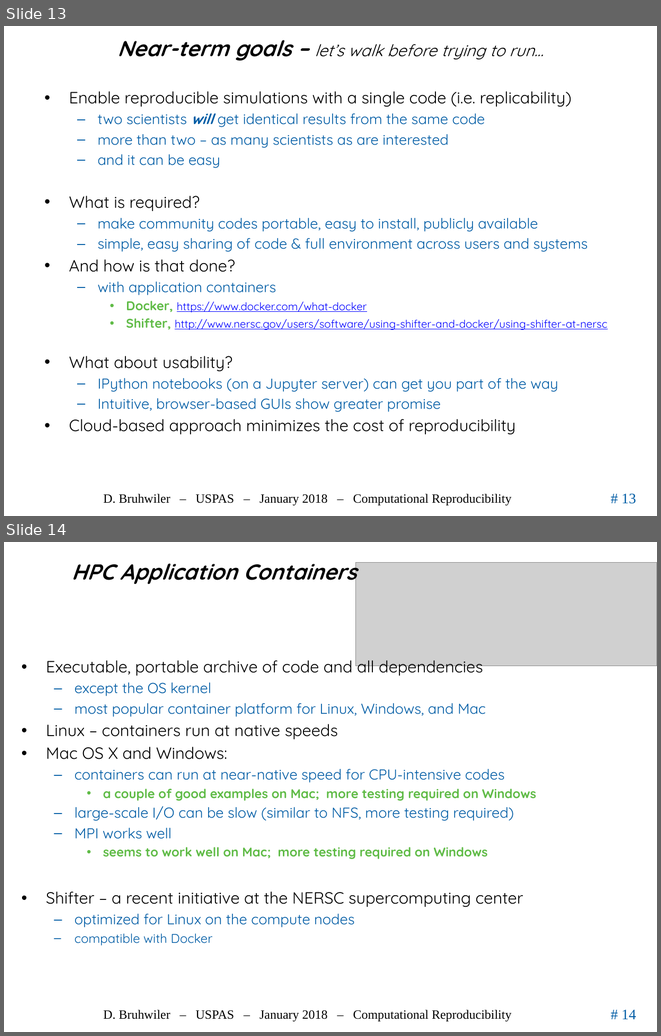
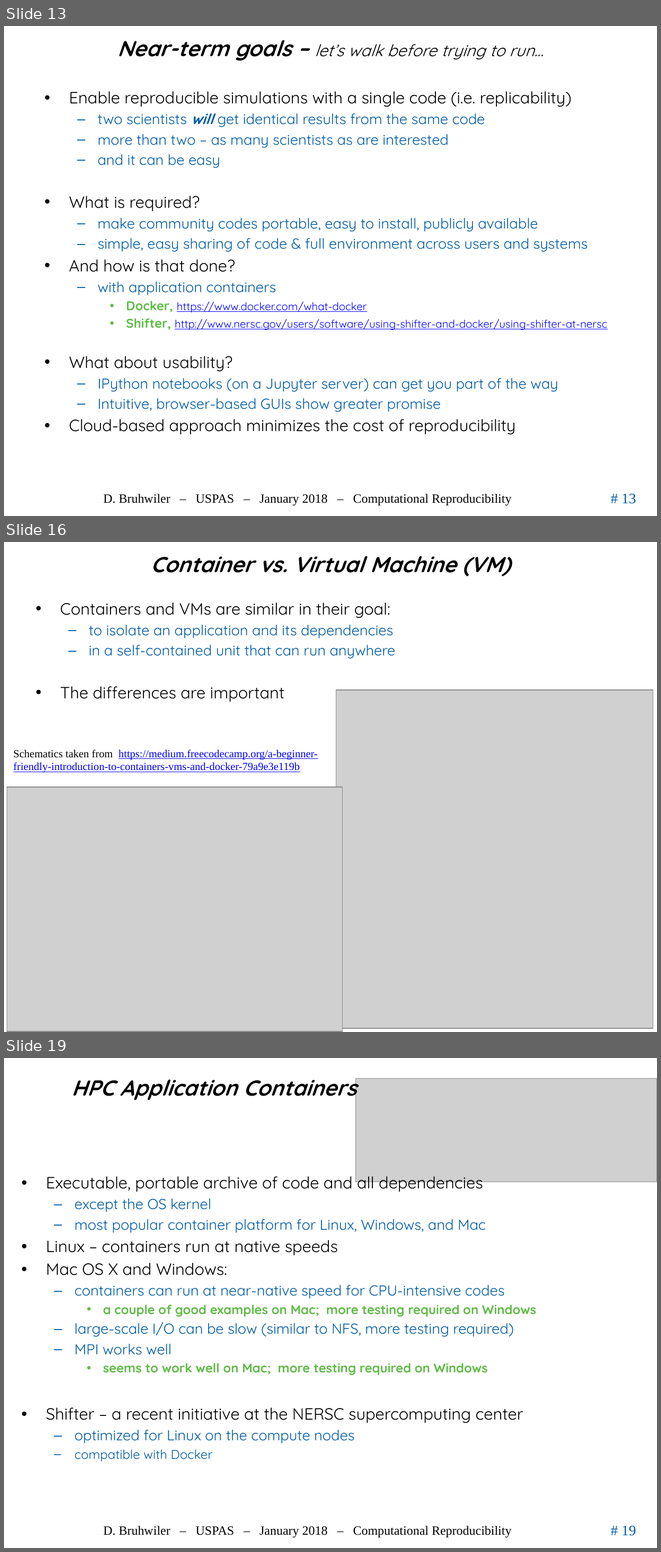
Before and after one commit to uspas/simbeamplasma18, a slide deck: computational_reproducibility/lecture/2018_ComputationalReproducibility_Bruhwiler_USPAS.pptx. Shown one above the other, each under a label of ours: slides 13 and 14 before the commit, slides 13, 16 and 19 after it; the slides between them are not shown. The pictures are 661x1036 and 661x1552 pixels, drawn with LibreOffice and Linux fonts; fonts in the diff are those of the drawing; grey boxes stand for pictures; background and template pictures are left out. Boxes give left, top, right and bottom in pixels: in the first picture for what was removed or moved away, otherwise in the second. Text is boxed around its words. In the diff, an @@ line names an element or a change of style, - is before the commit and + after.

Commit message:
added discussion of containers

```diff
--- a/computational_reproducibility/lecture/2018_ComputationalReproducibility_Bruhwiler_USPAS.pptx
+++ b/computational_reproducibility/lecture/2018_ComputationalReproducibility_Bruhwiler_USPAS.pptx
@@ slide 16 added at bbox=[4, 542, 657, 1032], background #FFFFFF; not listed: 1 template element that a slide beside it also shows @@
@@ title added at bbox=[151, 556, 511, 576], 24 pt, text #000000, bold, italic @@
+Container vs. Virtual Machine (VM)
@@ text added at bbox=[60, 602, 396, 702], 16 pt, text #005CA5 @@
+• Containers and VMs are similar in their goal:
+  – to isolate an application and its dependencies
+  – in a self-contained unit that can run anywhere
+• The differences are important
@@ picture added at bbox=[336, 690, 654, 1029] @@
@@ text added at bbox=[14, 749, 318, 773], 12 pt, text #0000FF, underline @@
+Schematics taken from https://medium.freecodecamp.org/a-beginner-friendly-introduction-to-containers-vms-and-docker-79a9e3e119b
@@ picture added at bbox=[7, 787, 343, 1031] @@
@@ what was slide 14 is now slide 19 @@
@@ page number at bbox=[621, 1525, 636, 1536]: text changed @@
-# 14
+# 19
```
Also in this commit, not shown: 6 other slides added, 2 slides removed.
